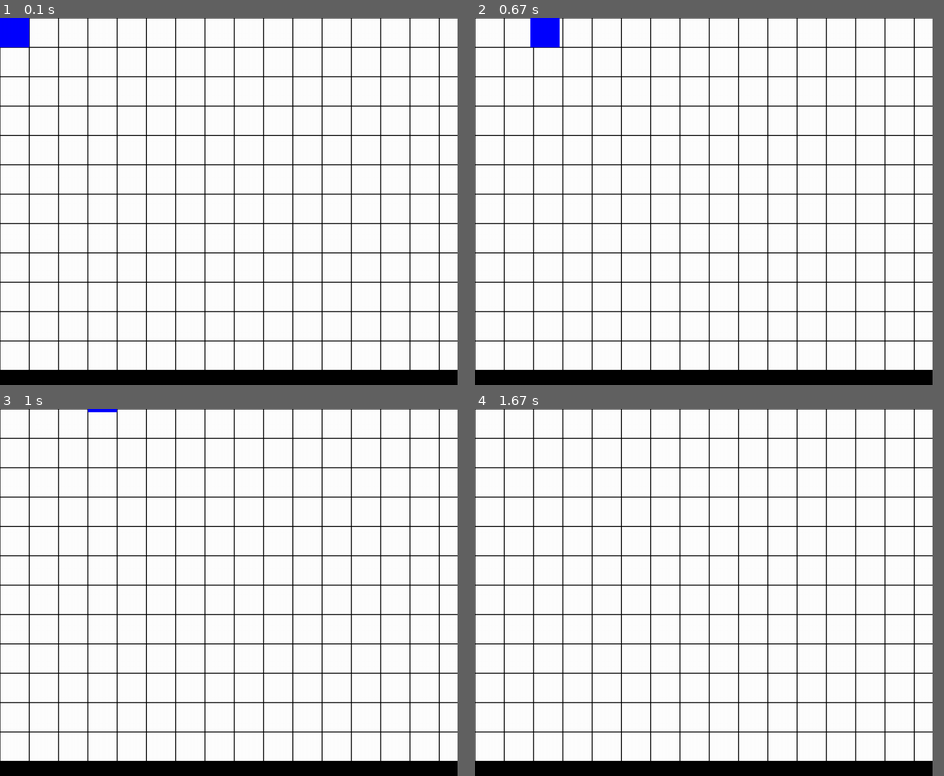
Above: before the commit, frames 1-4 (two rows, left to right).
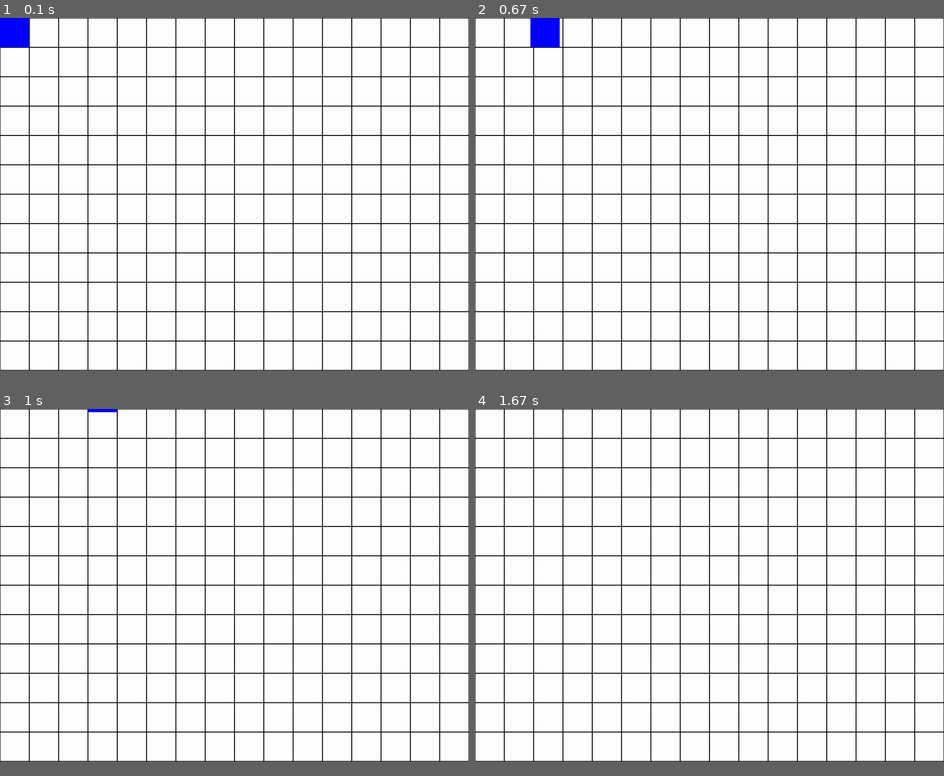
Above: after the commit, the same moments.

Repository: JonGift/Pygame-Rpg
Game: pygame game, started from main.py
Same seed, same stepped clock (60 frames per second), same inputs: the game is played once before the commit and once after it.
Inputs:
- Up to frame 1 (0.1 s): no input
- Up to frame 2 (0.67 s): hold Right from 0.33 s (still down)
- Up to frame 3 (1 s): release Right at 0.8 s; hold Up from 0.83 s (still down)
- Up to frame 4 (1.67 s): release Up at 1.13 s
In our replay, the window is 878x703 before the commit and 900x675 after it. These sizes can differ from the game's own. Grey fills any space a smaller window leaves; there, only what the larger window draws over its background counts as a difference.

The runs differ from the first frame. In frame 1, 4.8% of the frame differs, in the area x 0-100%, y 0-97%; in frame 2, 4.8%; in frame 3, 4.8%; in frame 4, 4.8%.

Commit message:
Fixed constants.py

Diff:
--- a/constants.py
+++ b/constants.py
@@ -24,8 +24,8 @@
 LIGHT_GREEN = (0,255,0)
 
 # Screen dimensions
-SCREEN_WIDTH  = 1000
-SCREEN_HEIGHT = 800
+SCREEN_WIDTH  = 1024
+SCREEN_HEIGHT = 768
 
 #Tile size
 TILE_SIZE = 64
